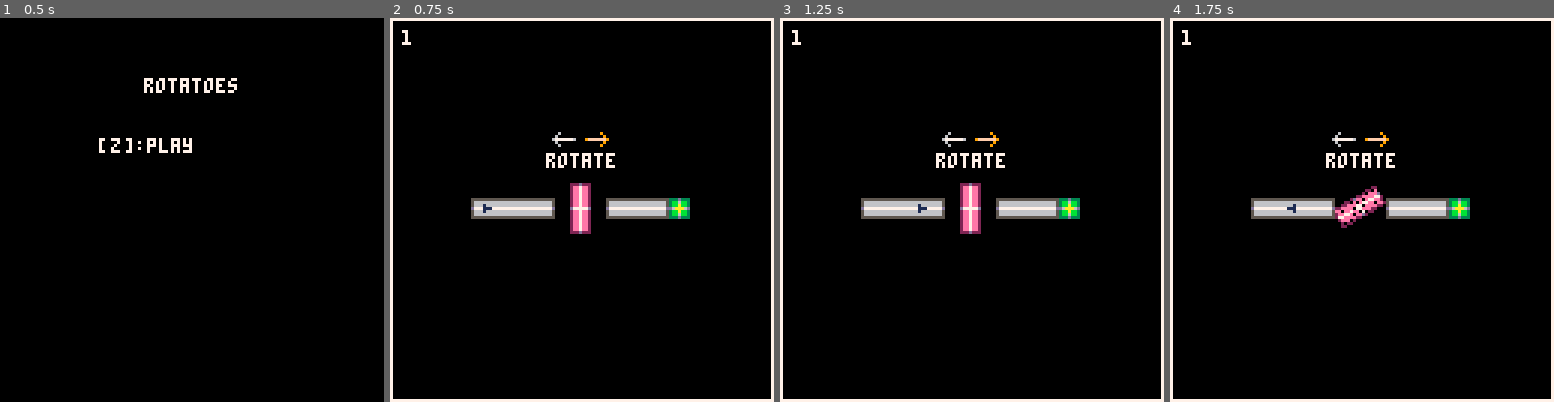
Above: before the commit, frames 1-4 (left to right).
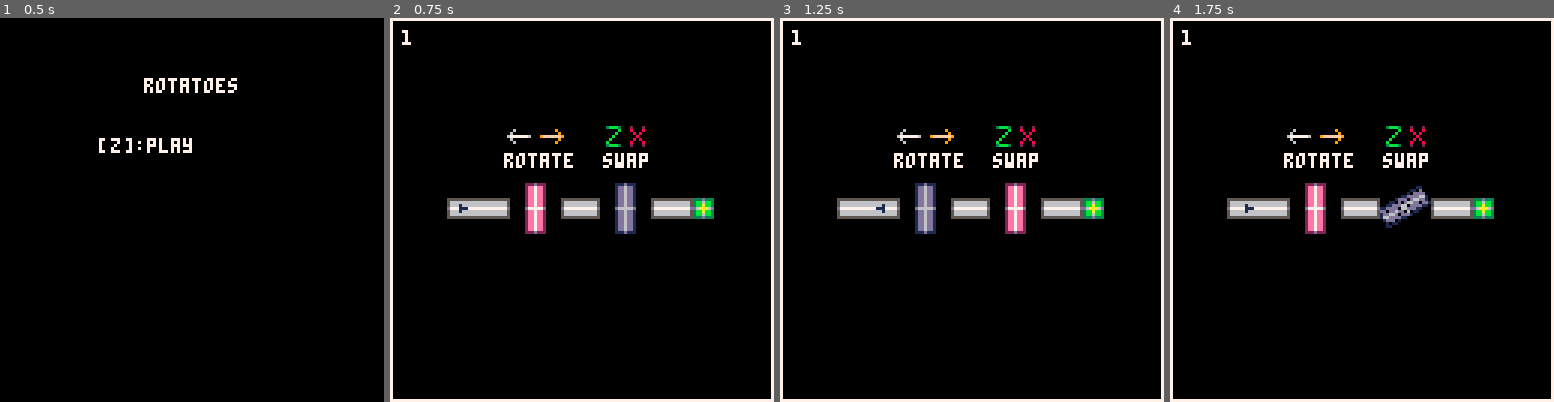
Above: after the commit, the same moments.

Repository: kreludan/rotatoes
Game: PICO-8 cartridge rotatoes.p8
Two runs of this game, one before a commit and one after it. Both use one fixed random seed, a clock stepped at 60 frames per second and the inputs below.
Inputs:
- Up to frame 1 (0.5 s): tap X (X key) at 0.33 s
- Up to frame 2 (0.75 s): tap O (Z key) at 0.7 s
- Up to frame 3 (1.25 s): tap X (X key) at 1.07 s
- Up to frame 4 (1.75 s): hold Right from 1.6 s (still down); tap O (Z key) at 1.7 s

Frame 1 is identical in both runs. In frame 2, 5.4% of the frame differs, in the area x 14-85%, y 28-57%; in frame 3, 5.4%; in frame 4, 4.9%.

Commit message:
Colorblind mode

Diff:
--- a/rotatoes.p8
+++ b/rotatoes.p8
@@ -2,7 +2,9 @@
 version 41
 __lua__
 --global
+
 function _init()
+  system_init()
   max_distance = 7 -- distance to check for a waypoint in a direction
   level_state = "menu" -- "playing", "win", "lose", "menu"
   level_num = 1 -- current level
@@ -205,6 +207,7 @@
 end
 
 function _draw()
+  adjust_for_colorblindness()
   _draw_ui_elements()
   if level_state == "menu" then
     generate_main_menu()
@@ -1229,24 +1232,6 @@
 level_blueprints = {
     {level_num = 1,
      character_blueprint = {
-         {"goal", 96, 63},
-         {"player", 30, 63}
-     },
-     rotator_blueprint = {
-         { "vert", 63, 63 },
-     },
-     static_tile_blueprint = {
-         { "corrend_left", 30, 63 },
-         { "corr_horiz", 37, 63 },
-         { "corr_horiz", 44, 63 },
-         { "corrend_right", 51, 63 },
-         { "corrend_left", 75, 63 },
-         { "corr_horiz", 82, 63 },
-         { "corrend_right", 89, 63 },
-         { "corrend_right", 96, 63 },
-     }},
-    {level_num = 2,
-     character_blueprint = {
          {"goal", 104, 63 },
          {"player", 22, 63 },
      },
@@ -1264,7 +1249,7 @@
          { "corrend_right", 97, 63 },
          { "corrend_right", 104, 63 }
      }},
-    {level_num = 3,
+    {level_num = 2,
      character_blueprint = {
          {"deathtile", 76, 70 },
          {"deathtile", 76, 32 },
@@ -1296,14 +1281,48 @@
 
 function draw_level_text()
     if level_num == 1 then
-        sspr(0, 16, 8, 5, 54, 38)
-        sspr(0, 24, 8, 5, 65, 38)
-        print("rotate", 52, 45)
-    elseif level_num == 2 then
-        sspr(0, 30, 5, 7, 57, 36)
-        sspr(6, 30, 5, 7, 65, 36)
-        print("tileswap", 48, 45)
-    end
+        sspr(0, 16, 8, 5, 39, 37)
+        sspr(0, 24, 8, 5, 50, 37)
+        print("rotate", 38, 45)
+        sspr(0, 30, 5, 7, 72, 36)
+        sspr(6, 30, 5, 7, 80, 36)
+        print("swap", 71, 45)
+    end
+end
+-->8
+--colorblind_mode
+local system
+
+function system_init()
+    system = {
+        settings = {
+            colorblind = "off" --off, on
+        },
+        toggle_colorblind_mode = function(self)
+            if (self.settings.colorblind == "off") then
+                self.settings.colorblind = "on"
+            else
+                self.settings.colorblind = "off"
+            end
+        end
+    }
+    function menuitem_colorblind(b)
+        if (b&112 > 0) then
+            system:toggle_colorblind_mode()
+            menuitem(_, "colorblind: "..system.settings.colorblind)
+        end
+        return true -- stay open
+    end
+    menuitem(1, "colorblind: "..system.settings.colorblind, menuitem_colorblind)
+end
+
+function adjust_for_colorblindness()
+    if (system.settings.colorblind == "off") then
+        pal()
+    elseif (system.settings.colorblind == "on") then
+        pal({[3]=13, [8]=9, [9]=6, [10]=15, [11]=12, [13]=5, [14]=15}, 0)
+    end
+    map()
 end
 __gfx__
 00600000111d1110000000000111d11111111111d111111d11111111111d11111111111d1111111100000111d111000005555555055555550566766505555555
@@ -1337,9 +1356,9 @@
 00000900222d2222222222222222d22200000222d222222d222000002ee7ee200000000000000000222222ee7ee2222225666665056676650000000000000000
 000000000000000000000000000000000000000000000000000000002ee7ee200000000000000000000002ee7ee2000005666665056676650000000000000000
 3bbb30200020000000000000000000000000000000000000000000002ee7ee200000000000000000000002ee7ee20000055555550555d5550000000000000000
-b000b0800080000000000000000000000000000000000000000000002ee7ee200000000000000000000002ee7ee2000000000000000000000000000000000000
+0000b0800080000000000000000000000000000000000000000000002ee7ee200000000000000000000002ee7ee2000000000000000000000000000000000000
 000b00080800000000000000000000000000000000000000000000002ee7ee200000000000000000000002ee7ee2000000000000000000000000000000000000
 00b00000800000000000000000000000000000000000000000000000222d2220000000000000000000000222d222000000000000000000000000000000000000
 0b000008080000000000000000000000000000000000000000000000000000000000000000000000000000000000000000000000000000000000000000000000
-b000b080008000000000000000000000000000000000000000000000000000000000000000000000000000000000000000000000000000000000000000000000
+b0000080008000000000000000000000000000000000000000000000000000000000000000000000000000000000000000000000000000000000000000000000
 3bbb3020002000000000000000000000000000000000000000000000000000000000000000000000000000000000000000000000000000000000000000000000
--- a/src/0.global.lua
+++ b/src/0.global.lua
@@ -1,4 +1,6 @@
+
 function _init()
+  system_init()
   max_distance = 7 -- distance to check for a waypoint in a direction
   level_state = "menu" -- "playing", "win", "lose", "menu"
   level_num = 1 -- current level
@@ -201,6 +203,7 @@
 end
 
 function _draw()
+  adjust_for_colorblindness()
   _draw_ui_elements()
   if level_state == "menu" then
     generate_main_menu()
--- a/src/6.levels.lua
+++ b/src/6.levels.lua
@@ -1,23 +1,5 @@
 level_blueprints = {
     {level_num = 1,
-     character_blueprint = {
-         {"goal", 96, 63},
-         {"player", 30, 63}
-     },
-     rotator_blueprint = {
-         { "vert", 63, 63 },
-     },
-     static_tile_blueprint = {
-         { "corrend_left", 30, 63 },
-         { "corr_horiz", 37, 63 },
-         { "corr_horiz", 44, 63 },
-         { "corrend_right", 51, 63 },
-         { "corrend_left", 75, 63 },
-         { "corr_horiz", 82, 63 },
-         { "corrend_right", 89, 63 },
-         { "corrend_right", 96, 63 },
-     }},
-    {level_num = 2,
      character_blueprint = {
          {"goal", 104, 63 },
          {"player", 22, 63 },
@@ -36,7 +18,7 @@
          { "corrend_right", 97, 63 },
          { "corrend_right", 104, 63 }
      }},
-    {level_num = 3,
+    {level_num = 2,
      character_blueprint = {
          {"deathtile", 76, 70 },
          {"deathtile", 76, 32 },
@@ -68,12 +50,11 @@
 
 function draw_level_text()
     if level_num == 1 then
-        sspr(0, 16, 8, 5, 54, 38)
-        sspr(0, 24, 8, 5, 65, 38)
-        print("rotate", 52, 45)
-    elseif level_num == 2 then
-        sspr(0, 30, 5, 7, 57, 36)
-        sspr(6, 30, 5, 7, 65, 36)
-        print("tileswap", 48, 45)
+        sspr(0, 16, 8, 5, 39, 37)
+        sspr(0, 24, 8, 5, 50, 37)
+        print("rotate", 38, 45)
+        sspr(0, 30, 5, 7, 72, 36)
+        sspr(6, 30, 5, 7, 80, 36)
+        print("swap", 71, 45)
     end
 end
--- /dev/null
+++ b/src/7.colorblind_mode.lua
@@ -0,0 +1,33 @@
+local system
+
+function system_init()
+    system = {
+        settings = {
+            colorblind = "off" --off, on
+        },
+        toggle_colorblind_mode = function(self)
+            if (self.settings.colorblind == "off") then
+                self.settings.colorblind = "on"
+            else
+                self.settings.colorblind = "off"
+            end
+        end
+    }
+    function menuitem_colorblind(b)
+        if (b&112 > 0) then
+            system:toggle_colorblind_mode()
+            menuitem(_, "colorblind: "..system.settings.colorblind)
+        end
+        return true -- stay open
+    end
+    menuitem(1, "colorblind: "..system.settings.colorblind, menuitem_colorblind)
+end
+
+function adjust_for_colorblindness()
+    if (system.settings.colorblind == "off") then
+        pal()
+    elseif (system.settings.colorblind == "on") then
+        pal({[3]=13, [8]=9, [9]=6, [10]=15, [11]=12, [13]=5, [14]=15}, 0)
+    end
+    map()
+end
